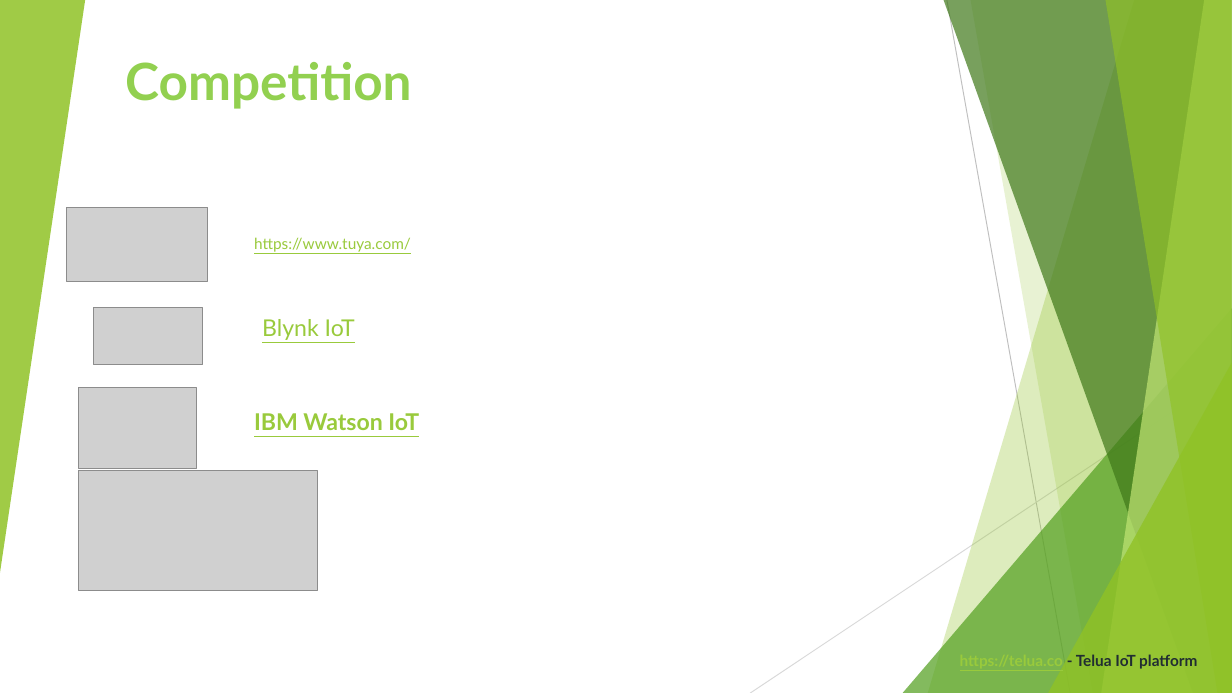
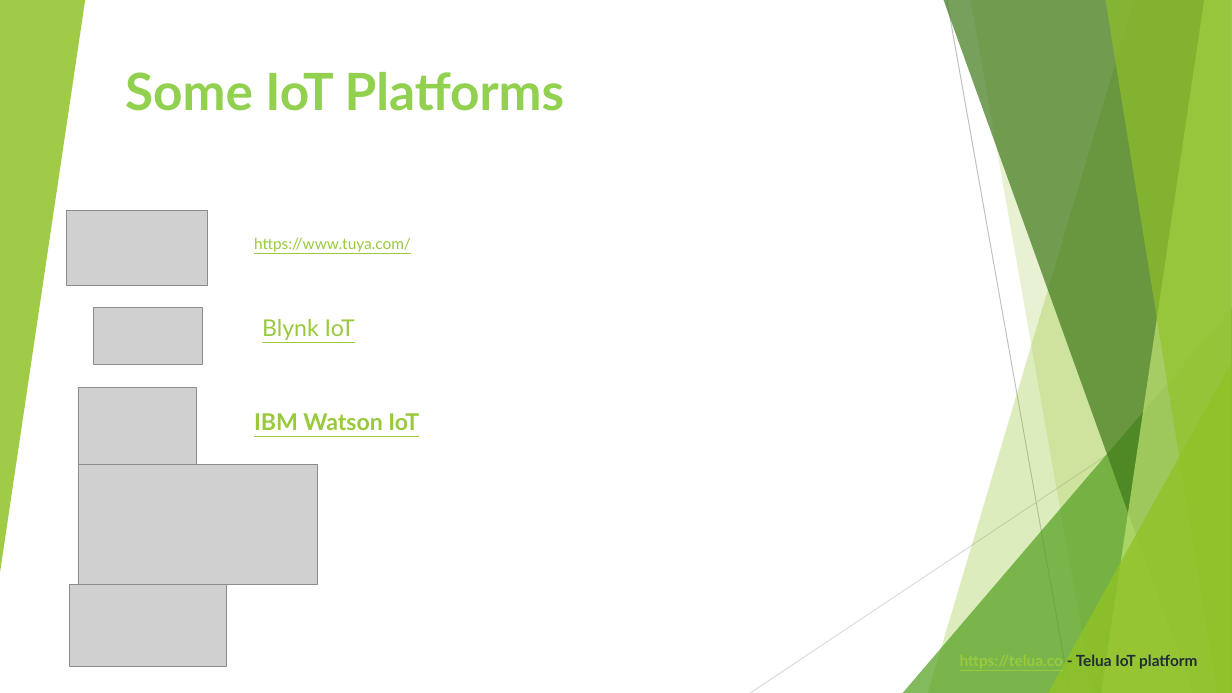
Before and after one commit to letrthong/telua_esp32_sensor, a slide deck: slide 9 of esp32_hardware/Telua_Pitch_Deck.pptx. Drawn at 1232x693 pixels with LibreOffice and Linux fonts; fonts in the diff are those of the drawing; grey boxes stand for pictures. Boxes give left, top, right and bottom in pixels: in the first picture for what was removed or moved away, otherwise in the second. Text is boxed around its words. In the diff, an @@ line names an element or a change of style, - is before the commit and + after.

```diff
--- a/esp32_hardware/Telua_Pitch_Deck.pptx
+++ b/esp32_hardware/Telua_Pitch_Deck.pptx
@@ title at (125, 72, 564, 111): text changed @@
-Competition
+Some IoT Platforms
@@ picture: place and size @@
-picture at (67, 207, 208, 281)
+picture at (67, 211, 208, 285)
@@ picture: place and size @@
-picture at (79, 470, 318, 590)
+picture at (79, 465, 318, 584)
@@ picture added at (69, 584, 226, 666) @@
```
Also in this commit, not shown: 2 other slides changed, 1 other file.
